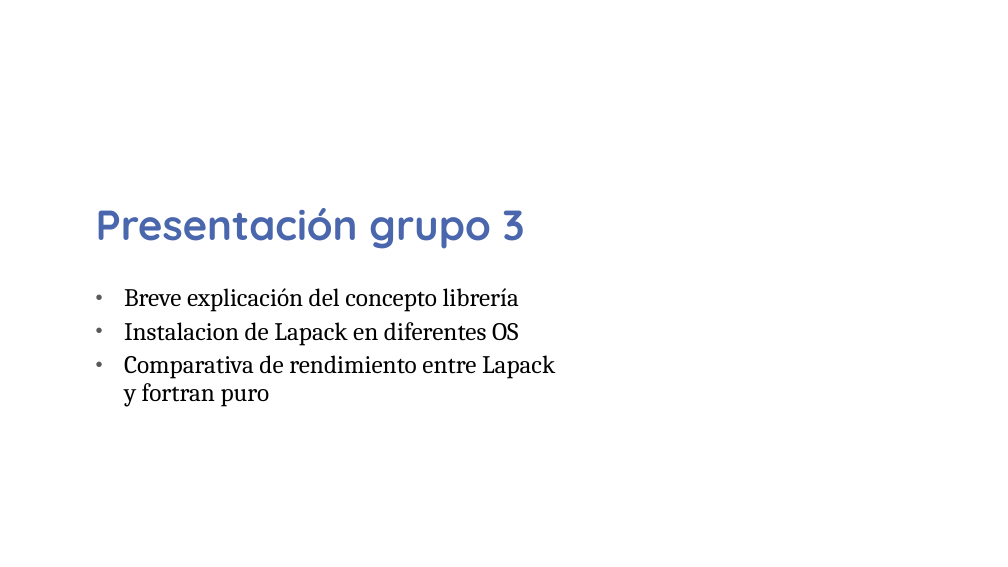
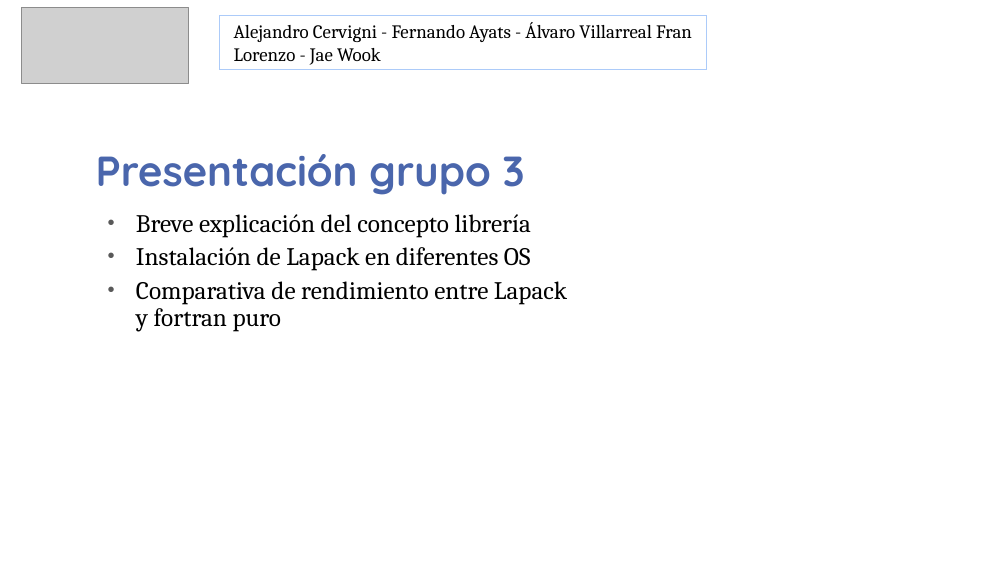
Before and after one commit to guaguaUPM/UPM, a slide deck: slide 1 of lu-lapack.pptx. Drawn at 1008x567 pixels with LibreOffice and Linux fonts; fonts in the diff are those of the drawing; grey boxes stand for pictures; background and template pictures are left out. Boxes give left, top, right and bottom in pixels: in the first picture for what was removed or moved away, otherwise in the second. Text is boxed around its words. In the diff, an @@ line names an element or a change of style, - is before the commit and + after.

```diff
--- a/lu-lapack.pptx
+++ b/lu-lapack.pptx
@@ picture added at (22, 8, 189, 84) @@
@@ rectangle added at (219, 16, 706, 70), outline #ACCBF9 0.75 pt, 18 pt, text #000000 @@
+Alejandro Cervigni - Fernando Ayats - Álvaro Villarreal Fran Lorenzo - Jae Wook
@@ title "Presentación grupo 3": place and size @@
-title "Presentación grupo 3" at (96, 208, 525, 249)
+title "Presentación grupo 3" at (96, 154, 525, 195)
@@ subtitle "Breve explicación del concepto librería": place and size @@
-subtitle "Breve explicación del concepto librería" at (124, 288, 555, 407)
+subtitle "Breve explicación del concepto librería" at (136, 214, 567, 332)
@@ subtitle at (136, 247, 531, 271): text changed @@
-• Instalacion de Lapack en diferentes OS
+• Instalación de Lapack en diferentes OS
```
Also in this commit, not shown: 1 other slide changed, 5 slides added, 1 other file.
